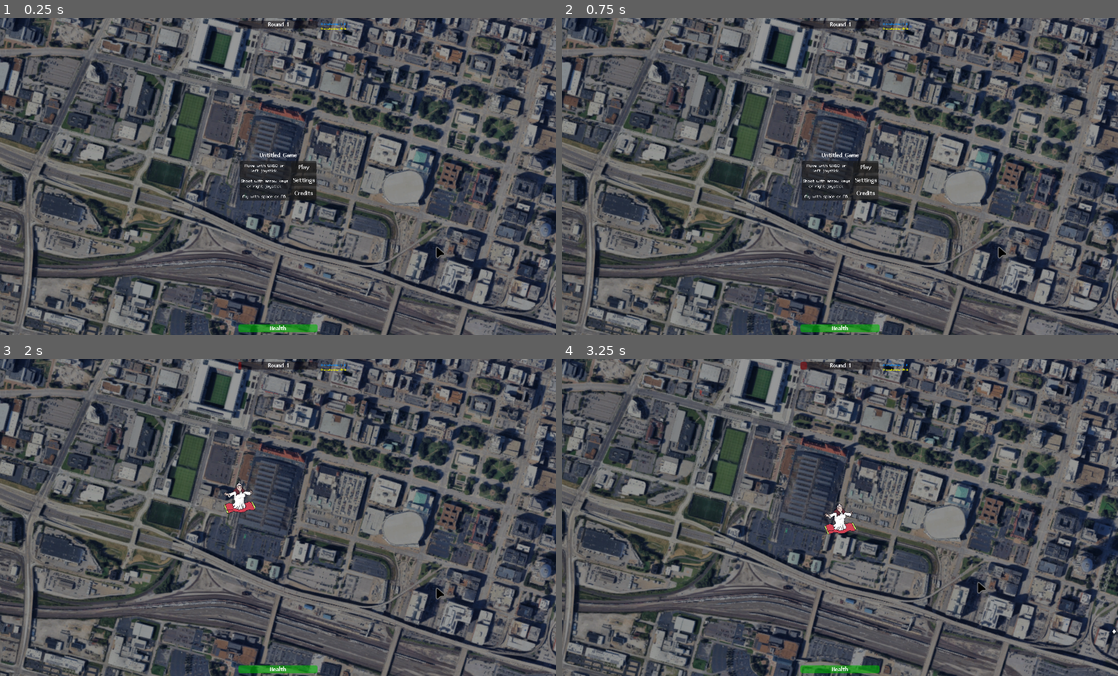
Above: before the commit, frames 1-4 (two rows, left to right).
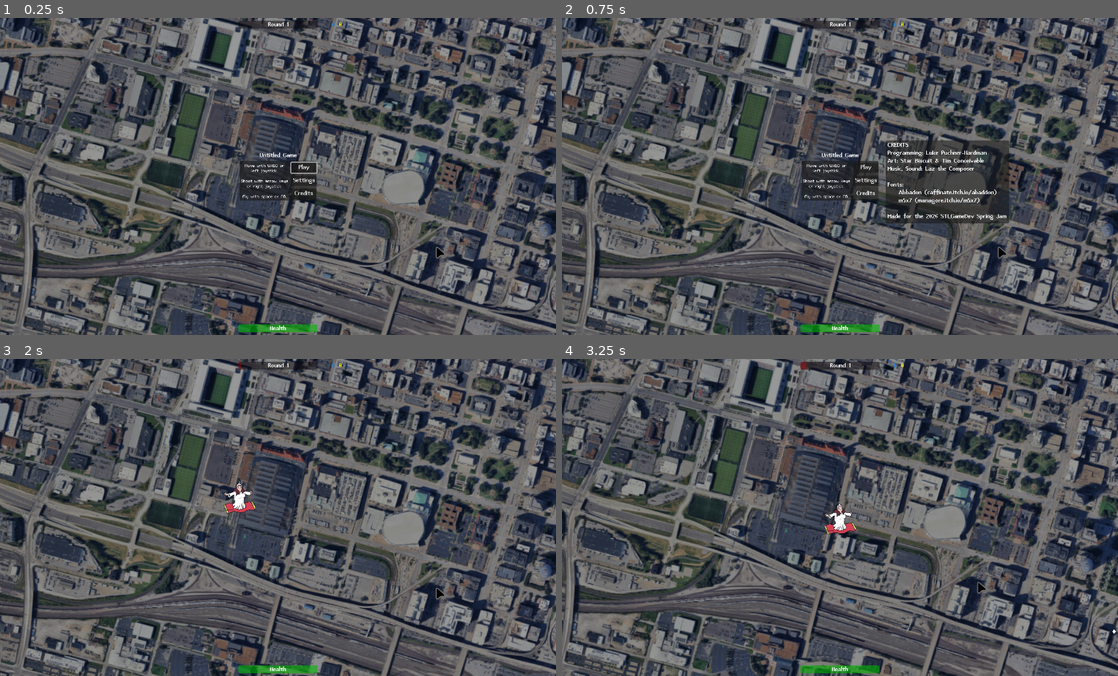
Above: after the commit, the same moments.

Repository: lupuchard/becky-game
Game: Godot game, scene res://world.tscn
The game is run twice, just before and just after one commit, with the same random seed, the same clock (stepped at 60 frames per second) and the same inputs. The engine's default icon, where the game draws it, is replaced by a stand-in: a white triangle on a blue panel in a dark square. Sound files missing from this copy of the repository are replaced by a short silence.
Inputs:
- Up to frame 1 (0.25 s): no input
- Up to frame 2 (0.75 s): click "Credits" at 0.5 s
- Up to frame 3 (2 s): click "Play" at 1.25 s
- Up to frame 4 (3.25 s): tap Enter at 2 s; hold D (move_right) 2.03-2.78 s; hold E (interact) 2.03-2.78 s; hold S (move_down) from 2.78 s (still down); tap Space (fly) at 2.85 s; tap E (interact) at 3.05 s

The runs differ from the first frame. In frame 1, less than 0.1% of the frame differs, in the area x 52-63%, y 1-50%; in frame 2, 4.9%, in the area x 57-81%, y 1-65%; in frame 3, less than 0.1%; in frame 4, less than 0.1%.

Commit message:
Credits menu & misc

Diff:
--- a/Drops/Drop1.tscn
+++ b/Drops/Drop1.tscn
@@ -3,7 +3,7 @@
 [ext_resource type="Script" uid="uid://pcint0stiw8h" path="res://Scripts/drop.gd" id="1_xy7v5"]
 
 [sub_resource type="QuadMesh" id="QuadMesh_xy7v5"]
-size = Vector2(4, 4)
+size = Vector2(6, 6)
 
 [node name="Drop1" type="Node2D" unique_id=1969628570]
 script = ExtResource("1_xy7v5")
--- a/Drops/Drop2.tscn
+++ b/Drops/Drop2.tscn
@@ -3,7 +3,7 @@
 [ext_resource type="Script" uid="uid://pcint0stiw8h" path="res://Scripts/drop.gd" id="1_4tff3"]
 
 [sub_resource type="QuadMesh" id="QuadMesh_xy7v5"]
-size = Vector2(4, 4)
+size = Vector2(6, 6)
 
 [node name="Drop2" type="Node2D" unique_id=1969628570]
 script = ExtResource("1_4tff3")
--- a/Drops/Drop3.tscn
+++ b/Drops/Drop3.tscn
@@ -3,7 +3,7 @@
 [ext_resource type="Script" uid="uid://pcint0stiw8h" path="res://Scripts/drop.gd" id="1_jinv8"]
 
 [sub_resource type="QuadMesh" id="QuadMesh_xy7v5"]
-size = Vector2(4, 4)
+size = Vector2(6, 6)
 
 [node name="Drop3" type="Node2D" unique_id=1969628570]
 script = ExtResource("1_jinv8")
--- a/Scripts/enemy.gd
+++ b/Scripts/enemy.gd
@@ -19,7 +19,7 @@
 @export var accel: float = 10.0
 @export var contact_damage: float = 10.0
 
-@export var projectile_damage: float = 0.0
+@export var damage: float = 0.0
 @export var projectile_cooldown: float = 0.0
 
 @export var possible_paths: Array[Path2D]
@@ -75,7 +75,7 @@
 		else:
 			update_position()
 
-	if projectile_cooldown > 0.0 and projectile_damage > 0.0:
+	if projectile_cooldown > 0.0 and damage > 0.0:
 		cooldown -= delta
 		if cooldown <= 0.0:
 			cooldown += projectile_cooldown
@@ -126,7 +126,7 @@
 	if target.flying > 0.5:
 		return
 	var proj = PROJECTILE.instantiate()
-	proj.damage = projectile_damage
+	proj.damage = damage
 	proj.velocity = (target.global_position - global_position).normalized() * 200.0
 	proj.lifespan = 60.0
 	proj.global_position = global_position
@@ -157,8 +157,8 @@
 	var point2: Vector2 = path1.curve.sample_baked(dist * path1.curve.get_baked_length())
 	global_position = lerp(path0.global_transform * point1, path1.global_transform * point2, path_preference)
 
-func take_damage(damage: float, cold_damage: float = 0.0, lifesteal: int = 0):
-	health -= damage
+func take_damage(amount: float, cold_damage: float = 0.0, lifesteal: int = 0):
+	health -= amount
 	if health <= 0:
 		die(lifesteal)
 	else:
--- a/Scripts/spawner.gd
+++ b/Scripts/spawner.gd
@@ -90,7 +90,7 @@
 	var new_enemy: Enemy = segment.enemy.instantiate()
 	new_enemy.possible_paths = segment.paths
 	new_enemy.health *= current_round.health_scaling
-	new_enemy.projectile_damage *= current_round.damage_scaling
+	new_enemy.damage *= current_round.damage_scaling
 	get_parent().add_child(new_enemy)
 	new_enemy.died.connect(enemy_died)
 	new_enemy.reached_end.connect(func():
--- a/Scripts/upgrade_site.gd
+++ b/Scripts/upgrade_site.gd
@@ -54,7 +54,7 @@
 	if upgrade1_got and upgrade2_got:
 		disable()
 	else:
-		label.text = "[color=%s]Cost %s[/color]\n" % [money_colors[cost_type], get_cost()]
+		label.text = "[color=%s]Cost %s/%s[/color]\n" % [money_colors[cost_type], get_cost(), becky.money[cost_type]]
 		if !upgrade1_got: label.text += "Hold Q or (A) for %s" % upgrade1_name
 		if !upgrade2_got: label.text += "\nHold E or (B) for %s" % upgrade2_name
 
--- a/Scripts/world.gd
+++ b/Scripts/world.gd
@@ -11,7 +11,9 @@
 @onready var main_menu: Control = $CanvasLayer/MainMenu
 @onready var play_button: Button = %PlayButton
 @onready var settings_button: Button = %SettingsButton
+
 @onready var credits_button: Button = %CreditsButton
+@onready var credits: Control = $CanvasLayer/Credits
 
 @onready var round_label: Label = $CanvasLayer/RoundProgress/Label
 @onready var time_progress: ProgressBar = $CanvasLayer/RoundProgress/TimeProgress
@@ -38,19 +40,15 @@
 var between_rounds := false
 var restore_health_tween: Tween
 var volume_tween: Tween
+var initial_music_volume: float
 
 func _ready():
 	becky.process_mode = Node.PROCESS_MODE_DISABLED
 	becky.hide()
 
 	main_menu.show()
-	play_button.pressed.connect(func():
-		main_menu.hide()
-		spawner.set_round($Rounds/Round1)
-		becky.show()
-		becky.process_mode = Node.PROCESS_MODE_INHERIT
-		music.play()
-	)
+	play_button.grab_focus()
+	play_button.pressed.connect(play_pressed)
 
 	to_menu_button.pressed.connect(reset)
 	game_over_panel.hide()
@@ -59,8 +57,24 @@
 	spawner.round_ended.connect(on_round_ended)
 	spawner.enemy_reached_end.connect(on_enemy_reached_end)
 
+	credits.hide()
+	credits_button.pressed.connect(func():
+		credits.visible = !credits.visible
+	)
+
+	initial_music_volume = music.volume_db
+
 	for site in sites:
 		site.disable()
+
+func play_pressed():
+	if !main_menu.visible: return
+	main_menu.hide()
+	credits.hide()
+	spawner.set_round($Rounds/Round1)
+	becky.show()
+	becky.process_mode = Node.PROCESS_MODE_INHERIT
+	music.play()
 
 func _process(_delta: float):
 	time_progress.value = spawner.round_current_time / spawner.round_total_time
@@ -70,8 +84,8 @@
 	if becky.health <= 0.0:
 		game_over("You have died :(")
 
-	resource1.text = "Placeholder 1: " + str(becky.money[0])
-	resource2.text = "Placeholder 2: " + str(becky.money[1])
+	resource1.text = str(becky.money[0])
+	resource2.text = str(becky.money[1])
 
 	losing_indicator.visible = lives < MAX_LIVES
 	losing_indicator_label.text = str(lives) + "/" + str(MAX_LIVES)
@@ -79,6 +93,7 @@
 func game_over(text: String):
 	game_over_panel_label.text = text
 	game_over_panel.show()
+	to_menu_button.grab_focus()
 	becky.process_mode = Node.PROCESS_MODE_DISABLED
 	becky.hide()
 	music.stop()
@@ -97,6 +112,7 @@
 	between_rounds = false
 
 	main_menu.show()
+	play_button.grab_focus()
 
 func on_round_ended():
 	if game_over_panel.visible: return
@@ -115,7 +131,7 @@
 	if volume_tween != null:
 		volume_tween.kill()
 	volume_tween = create_tween()
-	volume_tween.tween_property(music, "volume_db", -10.0, 2.0)
+	volume_tween.tween_property(music, "volume_db", initial_music_volume - 10.0, 2.0)
 
 func start_next_round():
 	if !(between_rounds and current_round < rounds.get_child_count()):
@@ -130,7 +146,7 @@
 	if volume_tween != null:
 		volume_tween.kill()
 	volume_tween = create_tween()
-	volume_tween.tween_property(music, "volume_db", 0.0, 2.0)
+	volume_tween.tween_property(music, "volume_db", initial_music_volume, 2.0)
 func on_enemy_reached_end():
 	lives -= 1
 	if lives <= 0:
--- a/project.godot
+++ b/project.godot
@@ -27,6 +27,15 @@
 
 [input]
 
+ui_accept={
+"deadzone": 0.5,
+"events": [Object(InputEventKey,"resource_local_to_scene":false,"resource_name":"","device":0,"window_id":0,"alt_pressed":false,"shift_pressed":false,"ctrl_pressed":false,"meta_pressed":false,"pressed":false,"keycode":4194309,"physical_keycode":0,"key_label":0,"unicode":0,"location":0,"echo":false,"script":null)
+, Object(InputEventKey,"resource_local_to_scene":false,"resource_name":"","device":0,"window_id":0,"alt_pressed":false,"shift_pressed":false,"ctrl_pressed":false,"meta_pressed":false,"pressed":false,"keycode":4194310,"physical_keycode":0,"key_label":0,"unicode":0,"location":0,"echo":false,"script":null)
+, Object(InputEventKey,"resource_local_to_scene":false,"resource_name":"","device":0,"window_id":0,"alt_pressed":false,"shift_pressed":false,"ctrl_pressed":false,"meta_pressed":false,"pressed":false,"keycode":32,"physical_keycode":0,"key_label":0,"unicode":32,"location":0,"echo":false,"script":null)
+, Object(InputEventJoypadButton,"resource_local_to_scene":false,"resource_name":"","device":-1,"button_index":0,"pressure":0.0,"pressed":true,"script":null)
+, Object(InputEventJoypadButton,"resource_local_to_scene":false,"resource_name":"","device":-1,"button_index":1,"pressure":0.0,"pressed":true,"script":null)
+]
+}
 move_left={
 "deadzone": 0.2,
 "events": [Object(InputEventKey,"resource_local_to_scene":false,"resource_name":"","device":-1,"window_id":0,"alt_press …(191 unchanged characters)…
--- a/world.tscn
+++ b/world.tscn
@@ -6,7 +6,6 @@
 [ext_resource type="FontFile" uid="uid://c3456ef513ov" path="res://Assets/Fonts/Abaddon Bold.ttf" id="2_ioo17"]
 [ext_resource type="Script" uid="uid://c0eti6l0haml2" path="res://Scripts/becky.gd" id="2_tlwt5"]
 [ext_resource type="Script" uid="uid://b4s1wjwo5qmr7" path="res://Scripts/exit_button.gd" id="3_ic0uy"]
-[ext_resource type="FontFile" uid="uid://5mk2307ho1x8" path="res://Assets/Fonts/tinypixel.otf" id="3_k3n1d"]
 [ext_resource type="PackedScene" uid="uid://c11e4oti6gie5" path="res://Enemies/ShootEnemy.tscn" id="5_036b0"]
 [ext_resource type="FontFile" uid="uid://c5l8d1d8cwfmo" path="res://Assets/Fonts/m5x7.ttf" id="5_ikiii"]
 [ext_resource type="Script" uid="uid://b7ensqc5ji3bt" path="res://Scripts/spawner.gd" id="6_dwbse"]
@@ -195,26 +194,25 @@
 offset_bottom = 51.0
 grow_horizontal = 2
 
-[node name="Container" type="VBoxContainer" parent="CanvasLayer/Resources" unique_id=509027080]
+[node name="Container" type="HBoxContainer" parent="CanvasLayer/Resources" unique_id=1761650271]
 layout_mode = 0
-offset_left = 2.0
-offset_top = 1.0
-offset_right = 66.0
-offset_bottom = 41.0
+offset_left = 4.0
+offset_top = -2.0
+offset_right = 79.0
+offset_bottom = 16.0
+theme_override_constants/separation = 12
+alignment = 1
 
 [node name="Resource1" type="Label" parent="CanvasLayer/Resources/Container" unique_id=625136031]
 layout_mode = 2
 theme_override_colors/font_color = Color(0, 0.53333336, 1, 1)
-theme_override_fonts/font = ExtResource("3_k3n1d")
-theme_override_font_sizes/font_size = 7
-text = "Placeholder 1: 0"
+text = "0"
+horizontal_alignment = 1
 
 [node name="Resource2" type="Label" parent="CanvasLayer/Resources/Container" unique_id=2056895715]
 layout_mode = 2
 theme_override_colors/font_color = Color(1, 1, 0, 1)
-theme_override_fonts/font = ExtResource("3_k3n1d")
-theme_override_font_sizes/font_size = 7
-text = "Placeholder 2: 0"
+text = "0"
 
 [node name="LosingIndicator" type="PanelContainer" parent="CanvasLayer" unique_id=1984047269]
 anchors_preset = 6
@@ -340,6 +338,40 @@
 layout_mode = 2
 text = "Credits"
 
+[node name="Credits" type="PanelContainer" parent="CanvasLayer" unique_id=2133066720]
+anchors_preset = 8
+anchor_left = 0.5
+anchor_top = 0.5
+anchor_right = 0.5
+anchor_bottom = 0.5
+offset_left = 115.0
+offset_top = -91.0
+offset_right = 426.0
+offset_bottom = 118.0
+grow_horizontal = 2
+grow_vertical = 2
+
+[node name="MarginContainer" type="MarginContainer" parent="CanvasLayer/Credits" unique_id=924185570]
+layout_mode = 2
+theme_override_constants/margin_left = 4
+theme_override_constants/margin_top = 4
+theme_override_constants/margin_right = 4
+theme_override_constants/margin_bottom = 4
+
+[node name="RichTextLabel" type="RichTextLabel" parent="CanvasLayer/Credits/MarginContainer" unique_id=1212639209]
+layout_mode = 2
+theme_override_constants/line_separation = 2
+text = "CREDITS
+Programming: Luke Puchner-Hardman
+Art: Star Biscuit & Tim Conceivable
+Music, Sound: Laz the Composer
+
+Fonts:
+    Abbadon (caffinate.itch.io/abaddon)
+    m5x7 (managore.itch.io/m5x7)
+
+Made for the 2026 STLGameDev Spring Jam"
+
 [node name="Stlouis" type="Sprite2D" parent="." unique_id=1409619830]
 modulate = Color(0.62, 0.62, 0.62, 1)
 z_index = -2
Binary file removed: Assets/Fonts/tinypixel.otf
Not shown, removed: Assets/Fonts/tinypixel.otf.import
